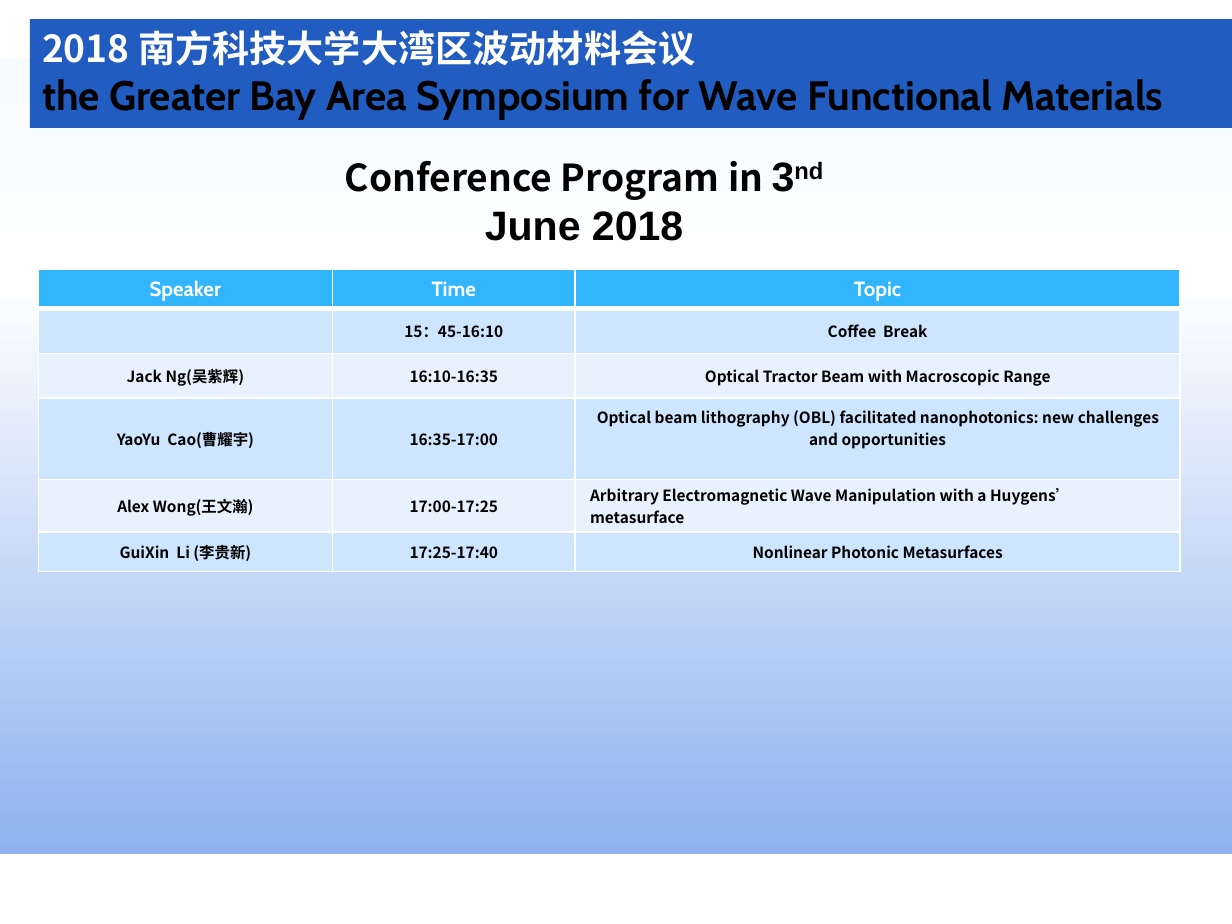
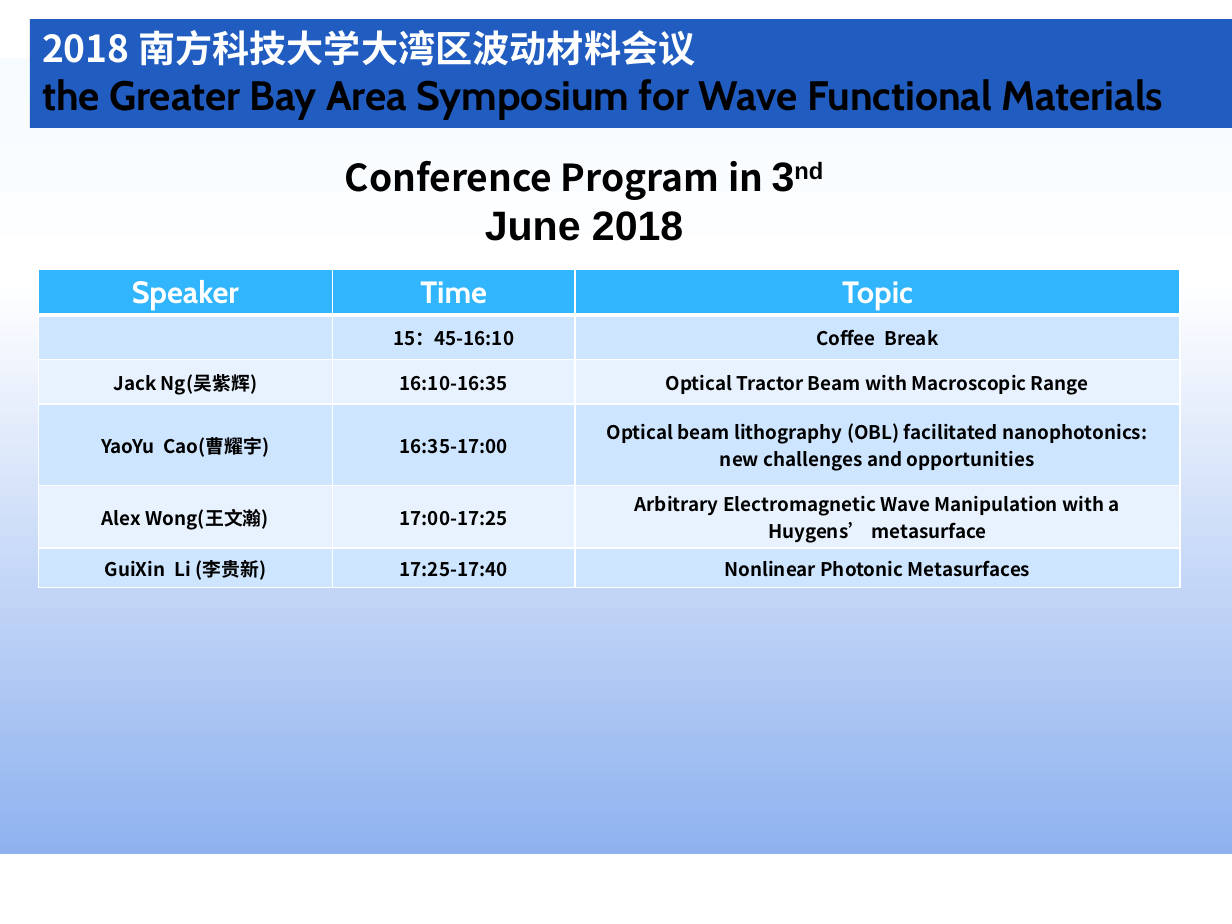
Before and after one commit to gbaswfm/gbaswfm.github.io, a slide deck: slide 6 of text/大湾区超构材料与微纳光学专题研讨会.pptx. Drawn at 1232x924 pixels with LibreOffice and Linux fonts; fonts in the diff are those of the drawing. Boxes give left, top, right and bottom in pixels: in the first picture for what was removed or moved away, otherwise in the second. Text is boxed around its words. In the diff, an @@ line names an element or a change of style, - is before the commit and + after.

Commit message:
pptx

```diff
--- a/text/大湾区超构材料与微纳光学专题研讨会.pptx
+++ b/text/大湾区超构材料与微纳光学专题研讨会.pptx
@@ table at [38,270,1179,584] @@
@@ size 12 to 18 pt in "Speaker", "Time", "Topic" @@
@@ size 9 to 11 pt @@
@@ alignment left to centre @@
```
Also in this commit, not shown: 3 other slides changed.
